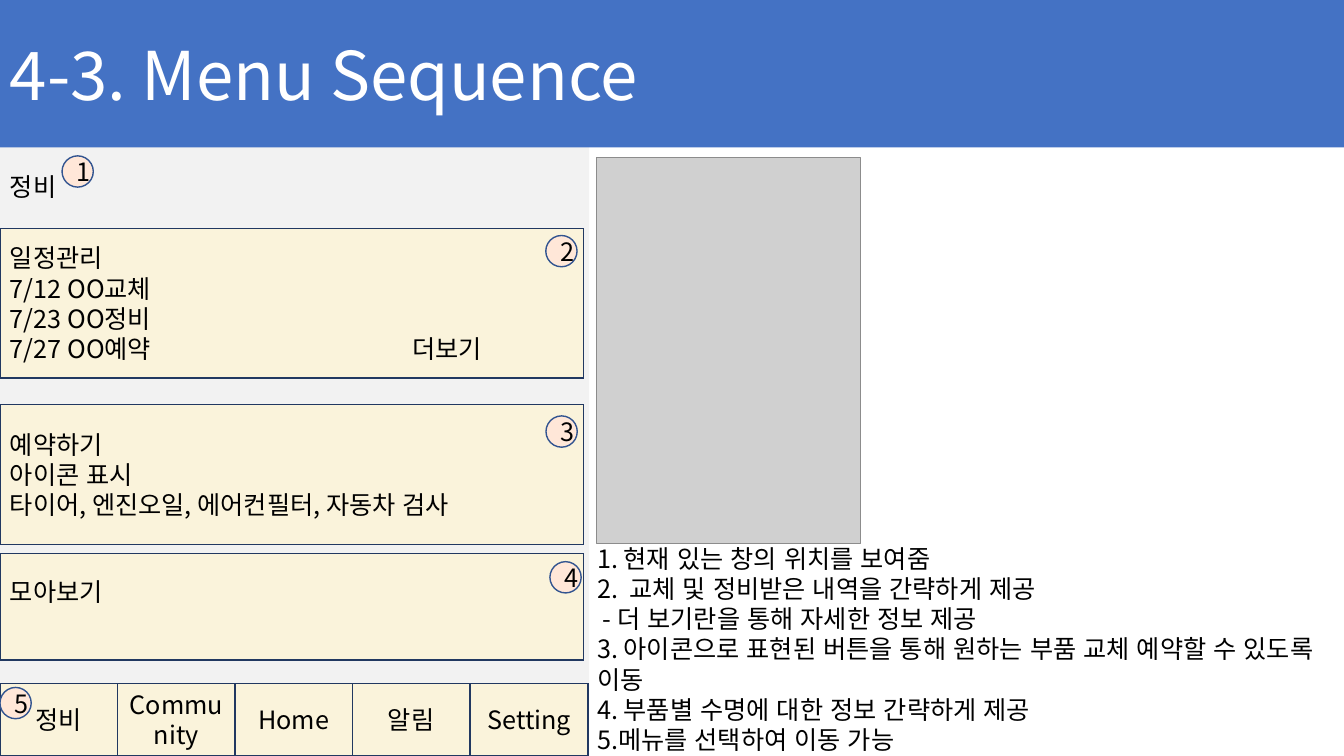
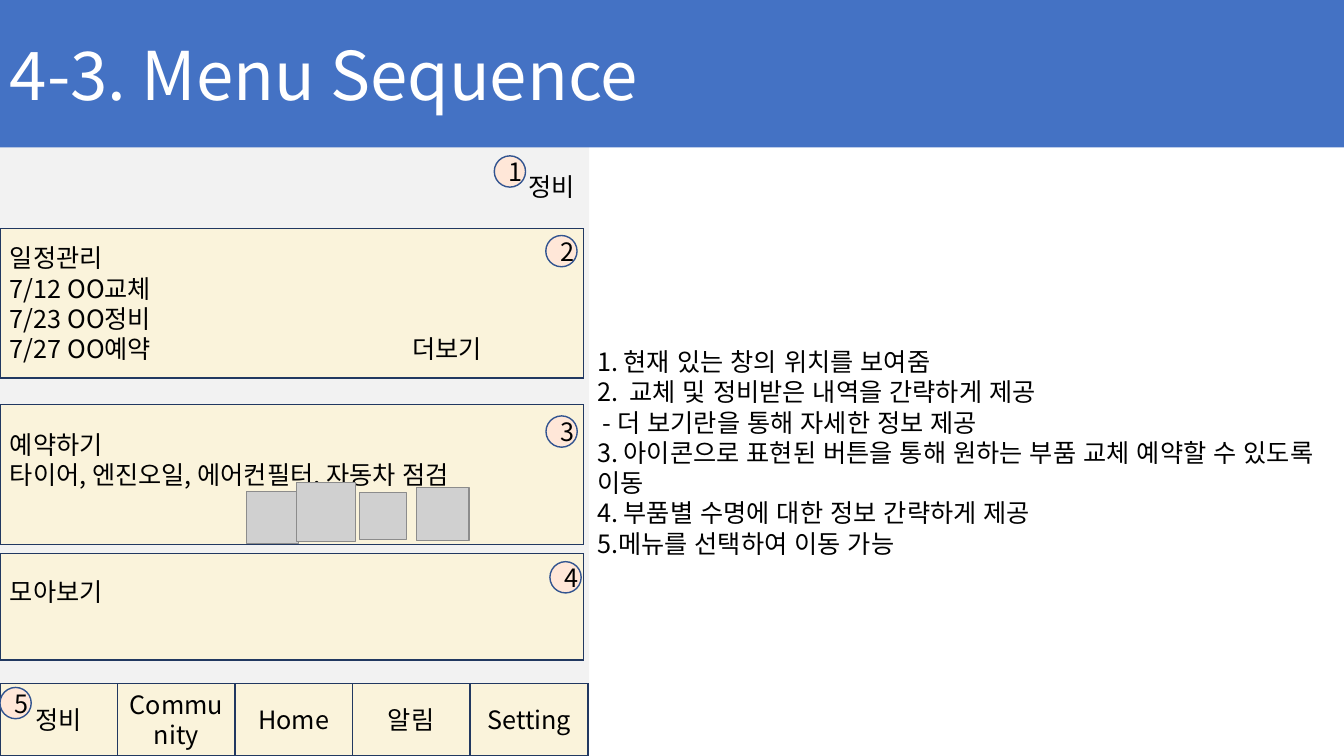
Before and after one commit to ChaeSung-Lee/DJ_InternShip, a slide deck: slide 58 of 2021_Summer/jp.hong/Project_BnC_jph.pptx (slide 59 before the commit). Drawn at 1344x756 pixels with LibreOffice and Linux fonts; fonts in the diff are those of the drawing; grey boxes stand for pictures. Boxes give left, top, right and bottom in pixels: in the first picture for what was removed or moved away, otherwise in the second. Text is boxed around its words. In the diff, an @@ line names an element or a change of style, - is before the commit and + after.

```diff
--- a/2021_Summer/jp.hong/Project_BnC_jph.pptx
+++ b/2021_Summer/jp.hong/Project_BnC_jph.pptx
@@ text "1. 현재 있는 창의 위치를 ..." rewrapped from [597,542,1314,751] to [597,350,1314,555] @@
@@ text "정비": place and size @@
-text "정비" at [10,175,56,198]
+text "정비" at [528,175,574,198]
@@ text "정비" at [528,175,574,198]: alignment left to right @@
@@ ellipse "1": place and size @@
-ellipse "1" at [63,156,94,188]
+ellipse "1" at [494,156,525,188]
@@ picture removed at [597,158,861,544] @@
@@ text in rectangle at [10,463,449,490]: text changed @@
-아이콘 표시
-타이어, 엔진오일, 에어컨필터, 자동차 검사
+타이어, 엔진오일, 에어컨필터, 자동차 점검
@@ picture added at [246,491,298,543] @@
@@ picture added at [296,483,355,541] @@
@@ picture added at [360,493,407,540] @@
@@ picture added at [416,488,469,540] @@
```
Also in this commit, not shown: 9 other slides changed, 2 slides added.
